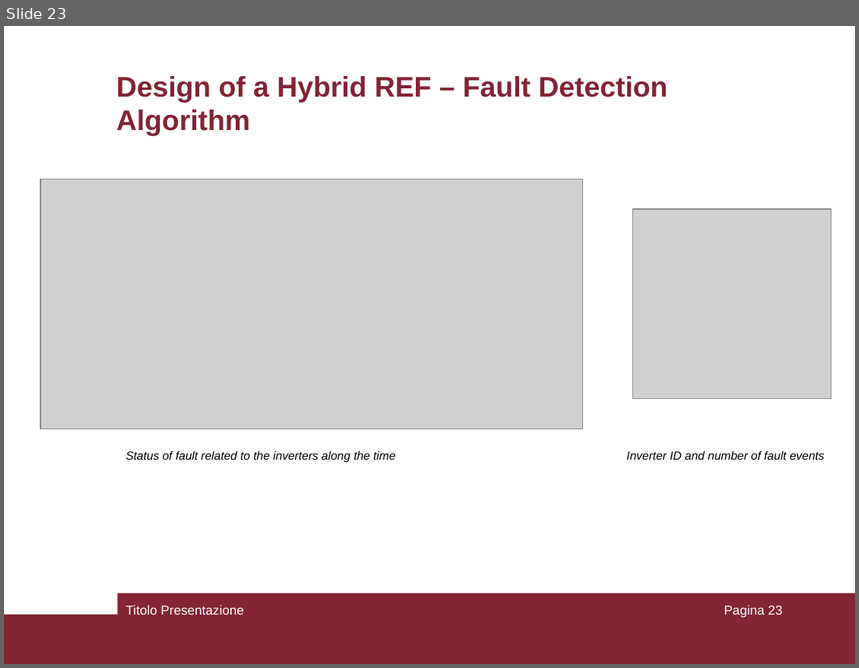
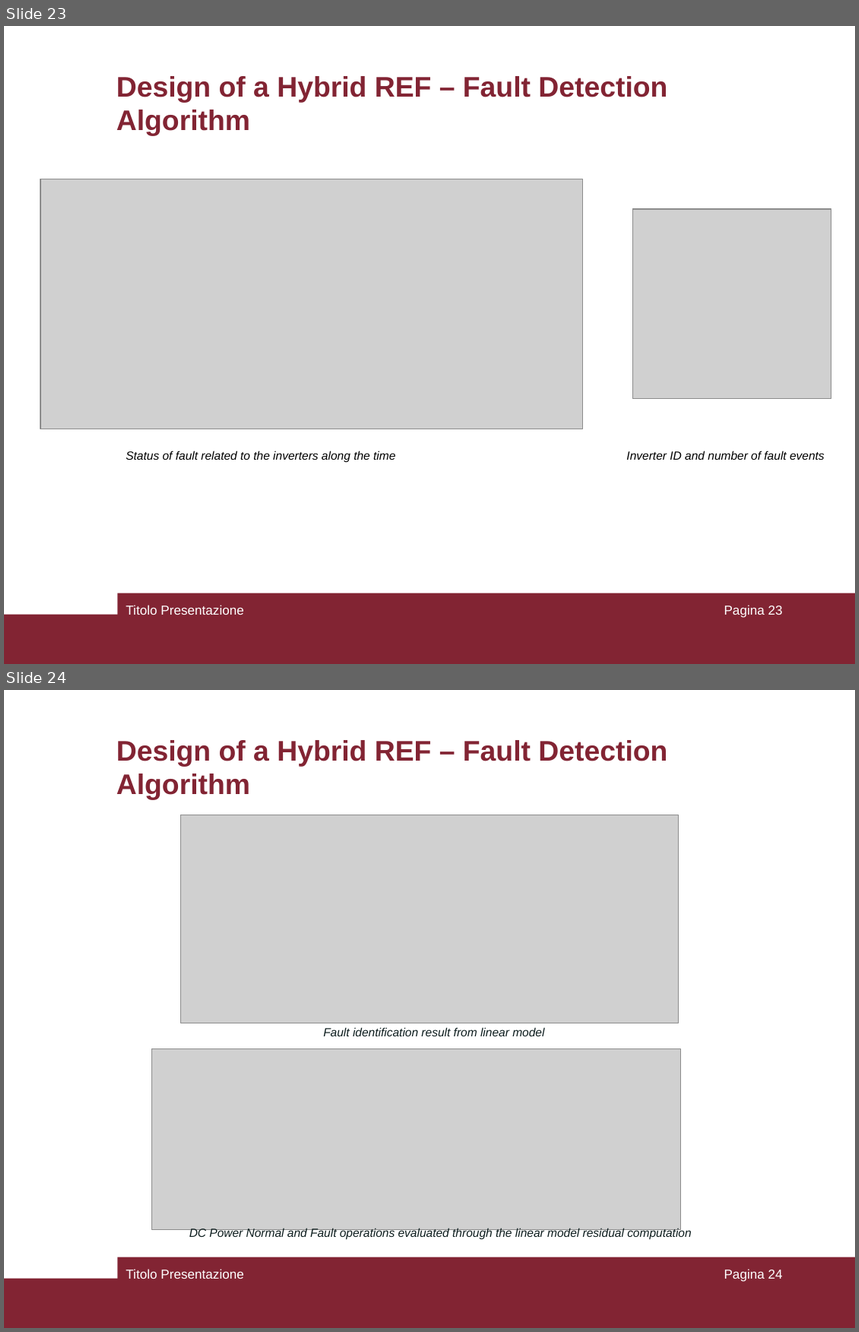
Before and after one commit to pierlucaanania/ResilienceEngineering4Minigrid_Africa, a slide deck: MSc Thesis/PresPptSapienza.ppt. Shown one above the other, each under a label of ours: slide 23 before the commit, slides 23 and 24 after it. The pictures are 859x668 and 859x1332 pixels, drawn with LibreOffice and Linux fonts; fonts in the diff are those of the drawing; grey boxes stand for pictures. Boxes give left, top, right and bottom in pixels: in the first picture for what was removed or moved away, otherwise in the second. Text is boxed around its words. In the diff, an @@ line names an element or a change of style, - is before the commit and + after.

```diff
--- a/MSc Thesis/PresPptSapienza.ppt
+++ b/MSc Thesis/PresPptSapienza.ppt
@@ slide 24 added at bbox=[4, 690, 855, 1328], background #FFFFFF; not listed: 2 template elements that a slide beside it also shows @@
@@ title added at bbox=[116, 740, 667, 800], 24 pt, text #822433, bold @@
+Design of a Hybrid REF – Fault Detection Algorithm
@@ picture added at bbox=[181, 815, 678, 1024] @@
@@ text added at bbox=[323, 1027, 544, 1037], 10 pt, text #0C1C1D, italic @@
+Fault identification result from linear model
@@ picture added at bbox=[152, 1049, 680, 1230] @@
@@ text added at bbox=[189, 1227, 692, 1239], 10 pt, text #0C1C1D, italic @@
+DC Power Normal and Fault operations evaluated through the linear model residual computation
@@ text added at bbox=[126, 1269, 244, 1279], 11 pt, text #FFFFFF @@
+Titolo Presentazione
@@ page number added at bbox=[724, 1269, 783, 1282], 11 pt, text #FFFFFF @@
+Pagina 24
```
Also in this commit, not shown: 1 slide changed, 2 other slides added.
